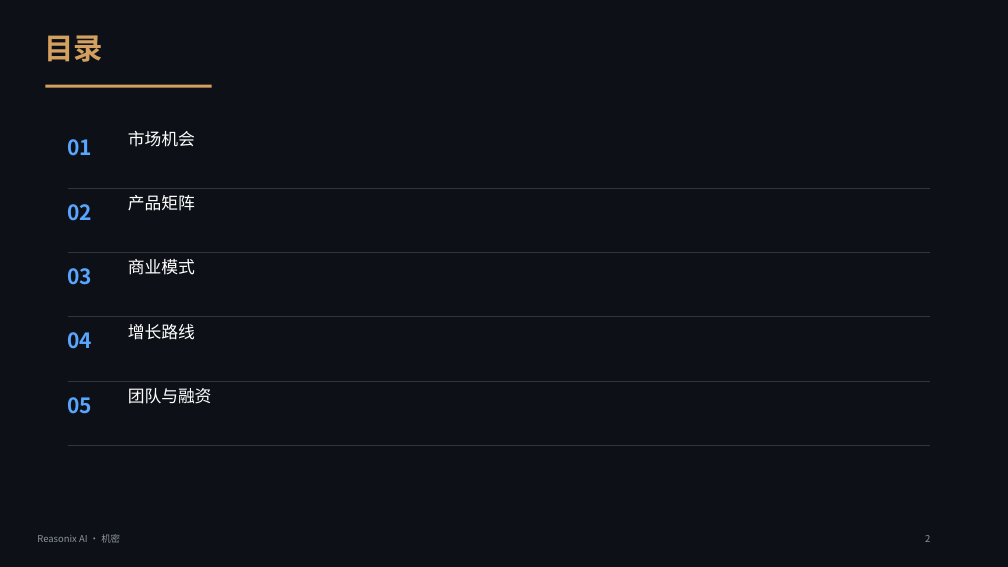
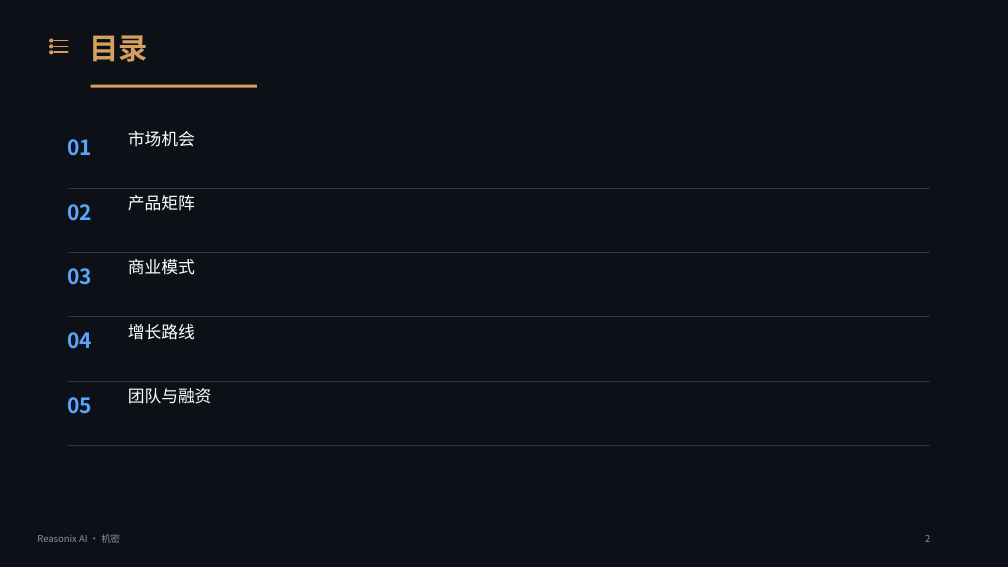
Before and after one commit to xmwcg/ppt-pro-studio, a slide deck: slide 2 of output/hifi.pptx. Drawn at 1008x567 pixels with LibreOffice and Linux fonts; fonts in the diff are those of the drawing. Boxes give left, top, right and bottom in pixels: in the first picture for what was removed or moved away, otherwise in the second. Text is boxed around its words. In the diff, an @@ line names an element or a change of style, - is before the commit and + after.

```diff
--- a/output/hifi.pptx
+++ b/output/hifi.pptx
@@ group added at box(50, 39, 68, 54): 6 freeform shapes @@
@@ text "目录": place and size @@
-text "目录" at box(44, 35, 103, 62)
+text "目录" at box(90, 35, 149, 62)
@@ rectangle: place and size @@
-rectangle at box(45, 85, 212, 88)
+rectangle at box(91, 85, 257, 88)
```
Also in this commit, not shown: 11 other slides changed, 5 other files.
